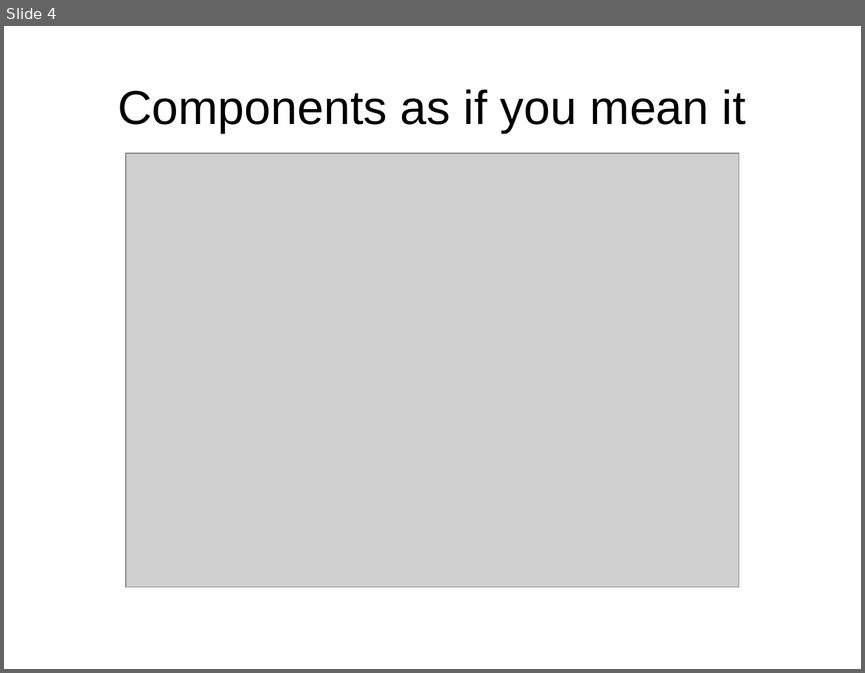
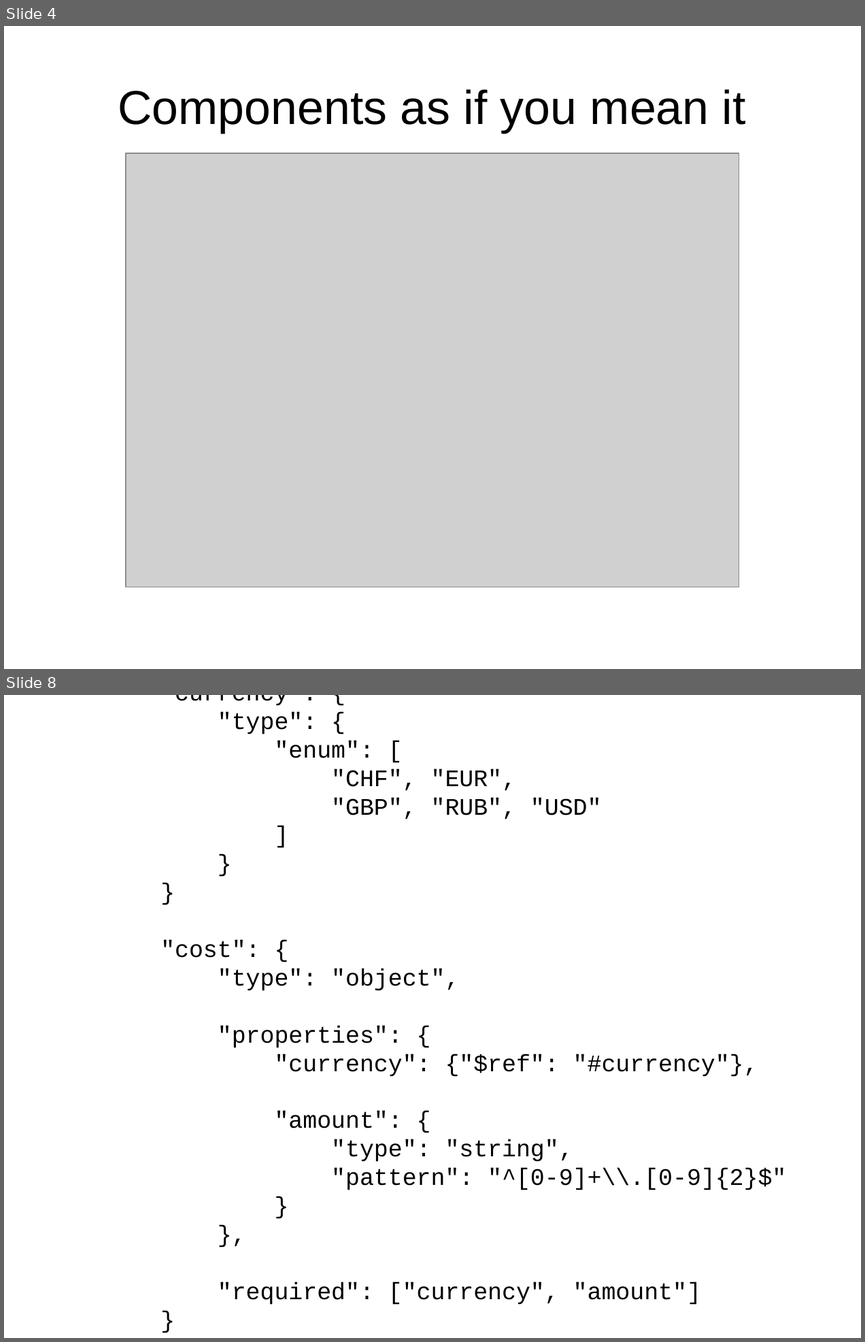
Before and after one commit to ikr/json-schema-for-http-apis, a slide deck: slides.odp. Shown one above the other, each under a label of ours: slide 4 before the commit, slides 4 and 8 after it; the slides between them are not shown. The pictures are 865x673 and 865x1342 pixels, drawn with LibreOffice and Linux fonts; fonts in the diff are those of the drawing; grey boxes stand for pictures. Boxes give left, top, right and bottom in pixels: in the first picture for what was removed or moved away, otherwise in the second. Text is boxed around its words. In the diff, an @@ line names an element or a change of style, - is before the commit and + after.

```diff
--- a/slides.odp
+++ b/slides.odp
@@ slide 8 added at [4,695,861,1338], background #FFFFFF @@
@@ subtitle added at [160,712,786,1304], 22 pt, text #000000 @@
+"currency": {
+"type": {
+"enum": [
+"CHF", "EUR",
+"GBP", "RUB", "USD"
+]
+}
+}
+"cost": {
+"type": "object",
+"properties": {
+"currency": {"$ref": "#currency"},
+"amount": {
+"type": "string",
+"pattern": "^[0-9]+\\.[0-9]{2}$"
+}
+},
+"required": ["currency", "amount"]
+}
```
Also in this commit, not shown: 6 other slides added, 1 other file.
